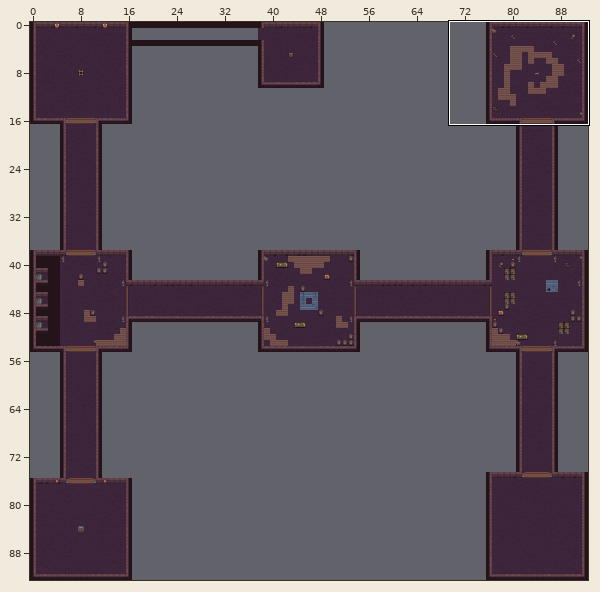
Tiled map: levels/map03.tmx. Above: a wide view before the commit, with the close-up outlined.
Close-up. Before the edit:
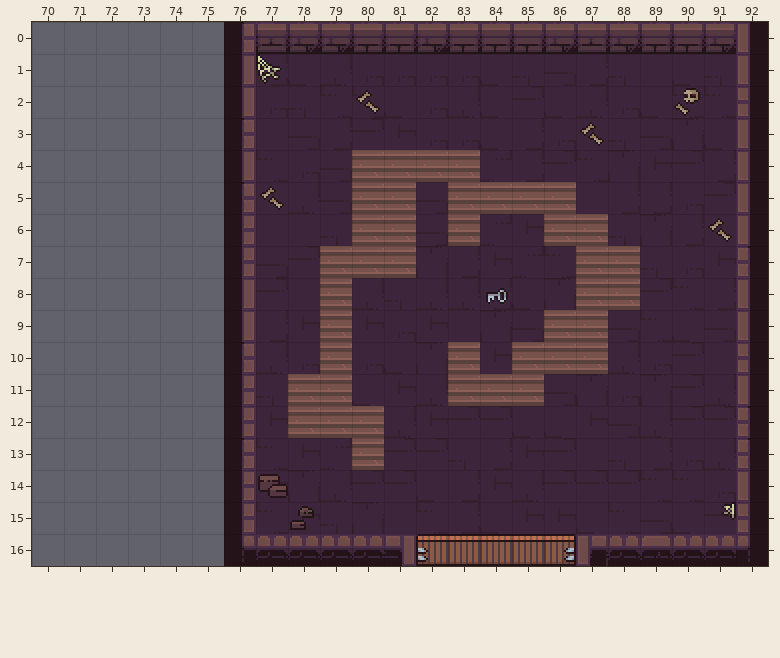
Cells are 48x48 px. Shown: x 70..92, y 0..16. The commit also changed other parts of the map, which this record leaves out.
After:
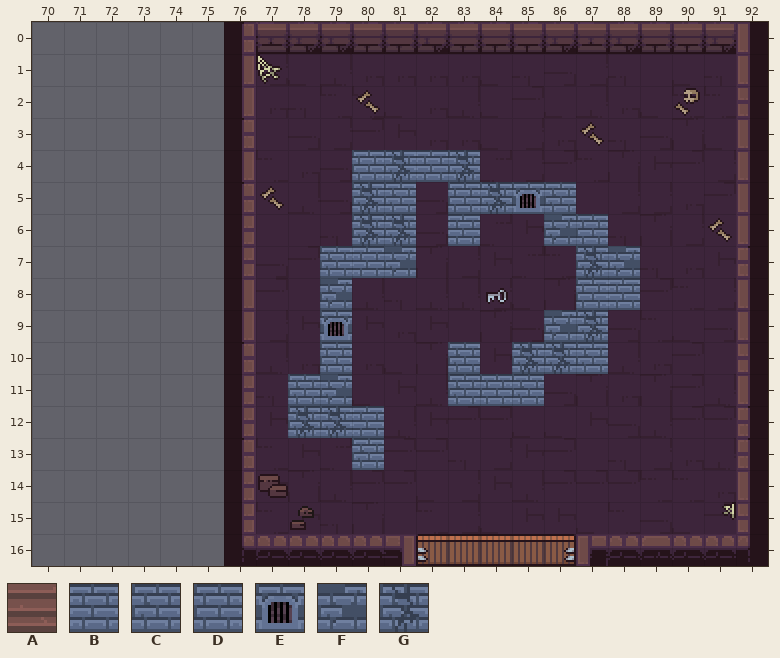
Key: from "castle_tileset": A 27, B 42, C 43, D 44, E 51, F 52, G 53.
_ is an empty cell.
Edits made:
Layer "Слой тайлов 4":
y 4: x 80..83 AAAA -> DGBG
y 5: x 80..81 AA -> GC; x 83..86 AAAA -> DGEC
y 6: x 80..81 AA -> GG; x 83 A -> B; x 86..87 AA -> FD
y 7: x 79..81 AAA -> CBF; x 87..88 AA -> GF
y 8: x 79 A -> F; x 87..88 AA -> DB
y 9: x 79 A -> E; x 86..87 AA -> FG
y 10: x 79 A -> D; x 83 A -> C; x 85..87 AAA -> GGC
y 11: x 78..79 AA -> CF; x 83..85 AAA -> CDC
y 12: x 78..80 AAA -> GGB
y 13: x 80 A -> C
